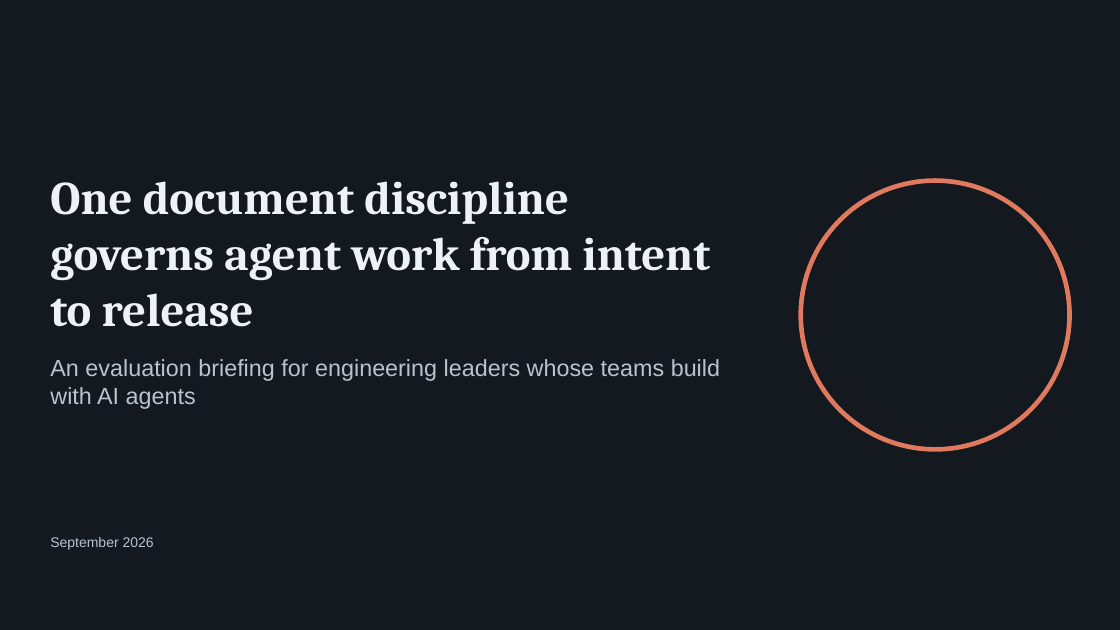
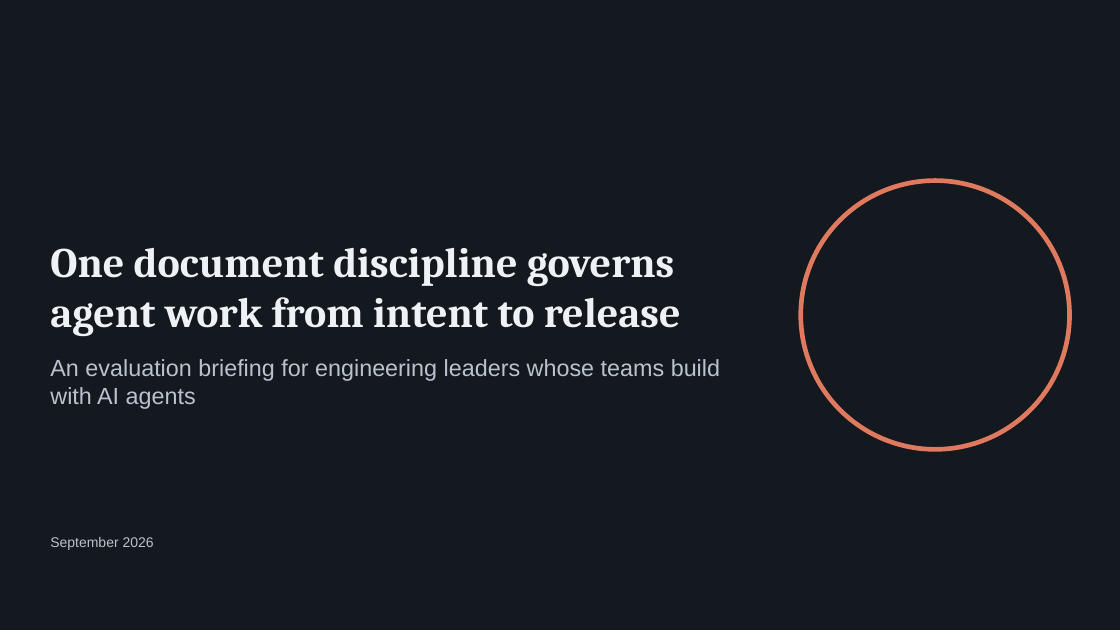
Before and after one commit to DocumentDrivenDX/helix, a slide deck: slide 1 of docs/helix/06-iterate/deliverables/assets/DEL-001-helix-evaluation-deck.pptx. Drawn at 1120x630 pixels with LibreOffice and Linux fonts; fonts in the diff are those of the drawing. Boxes give left, top, right and bottom in pixels: in the first picture for what was removed or moved away, otherwise in the second. Text is boxed around its words. In the diff, an @@ line names an element or a change of style, - is before the commit and + after.

```diff
--- a/docs/helix/06-iterate/deliverables/assets/DEL-001-helix-evaluation-deck.pptx
+++ b/docs/helix/06-iterate/deliverables/assets/DEL-001-helix-evaluation-deck.pptx
@@ text "One document discipline governs agent ..." at (x1=50, y1=248, x2=681, y2=337): size 40 to 36 pt @@
```
Also in this commit, not shown: 7 other slides changed, 6 slides added, 4 slides removed, 15 other files.
